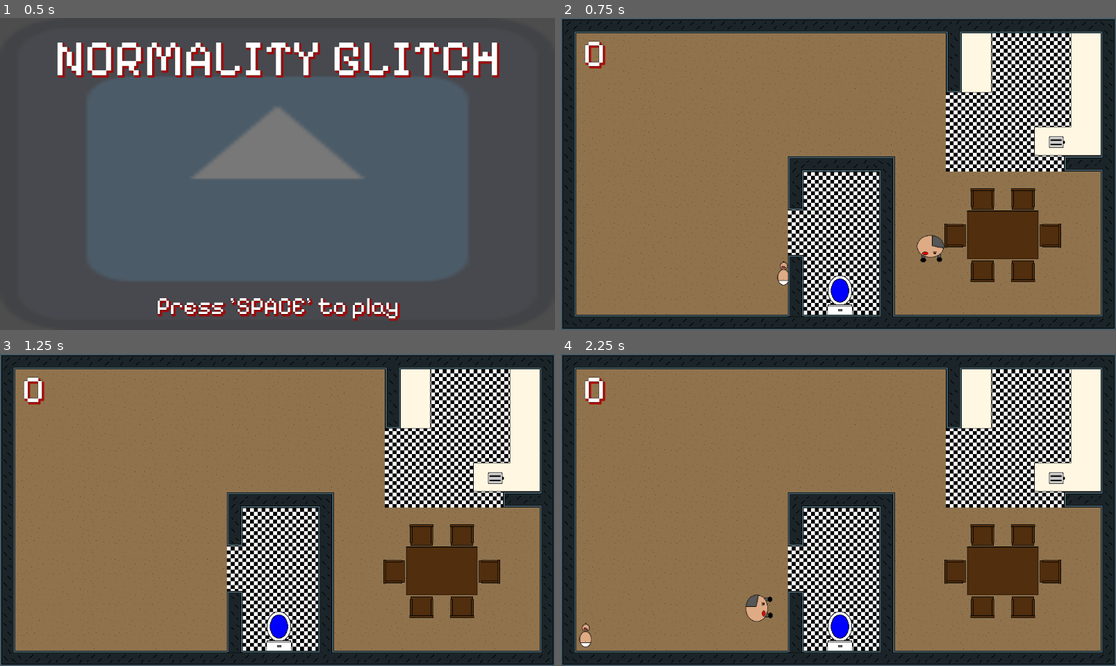
Above: before the commit, frames 1-4 (two rows, left to right).
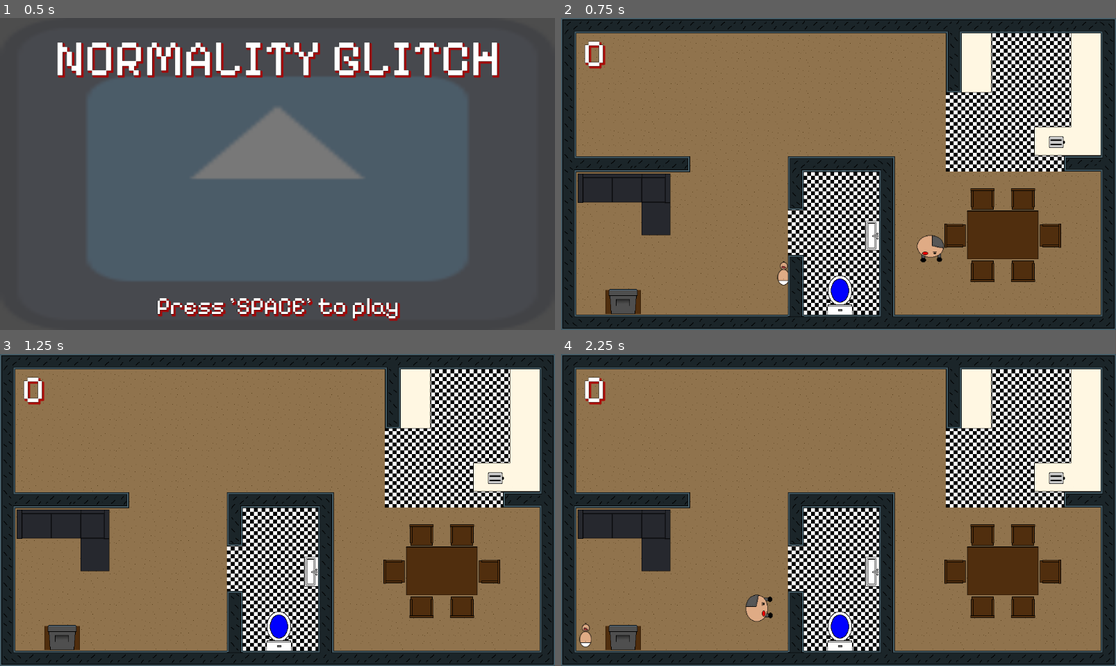
Above: after the commit, the same moments.

Repository: discoaaron/gamejam
Game: Godot game, scene res://scenes/menu/menu.tscn
The game is run twice, just before and just after one commit, with the same random seed, the same clock (stepped at 60 frames per second) and the same inputs. The engine's default icon, where the game draws it, is replaced by a stand-in: a white triangle on a blue panel in a dark square.
Inputs:
- Up to frame 1 (0.5 s): no input
- Up to frame 2 (0.75 s): tap Space (space) at 0.5 s; tap A (a) at 0.6 s
- Up to frame 3 (1.25 s): tap D (d) at 0.8 s
- Up to frame 4 (2.25 s): tap Space (space) at 1.25, 2 s; tap D (d) at 1.35 s; tap E (e) at 1.55, 2.1 s

Frame 1 is identical in both runs. In frame 2, 3.9% of the frame differs, in the area x 2-58%, y 44-95%; in frame 3, 3.9%; in frame 4, 3.9%.

Commit message:
Adding assets

Diff:
--- a/game/Main.tscn
+++ b/game/Main.tscn
@@ -14,9 +14,12 @@
 [ext_resource type="PackedScene" uid="uid://bs7lus22j3wpu" path="res://scenes/risk_objects/toaster.tscn" id="12_arlyk"]
 [ext_resource type="PackedScene" uid="uid://conjny7l1pn1y" path="res://scenes/all_furniture/chair.tscn" id="13_jkp1c"]
 [ext_resource type="PackedScene" uid="uid://b3v76c1kw8qh8" path="res://scenes/risk_objects/toilet.tscn" id="13_wv7pw"]
+[ext_resource type="PackedScene" uid="uid://d10q63frccgx" path="res://scenes/risk_objects/tv.tscn" id="14_br2es"]
 [ext_resource type="PackedScene" uid="uid://xgaahnhjccj" path="res://scenes/all_furniture/table.tscn" id="14_hcyx7"]
 [ext_resource type="AudioStream" uid="uid://d0dyiupatsmsv" path="res://sound/418866__name__heartbeat-loop.wav" id="15_k8mtv"]
 [ext_resource type="PackedScene" uid="uid://t50cjbmojbxg" path="res://scenes/hud/hud.tscn" id="16_2j5fn"]
+[ext_resource type="PackedScene" uid="uid://c1klbkjabo2bj" path="res://scenes/misc_objects/bathroom_sink.tscn" id="18_ooh6d"]
+[ext_resource type="PackedScene" uid="uid://dmfyuh7mc4jvs" path="res://scenes/misc_objects/couch.tscn" id="20_rlsls"]
 
 [node name="Main" type="Node2D"]
 script = ExtResource("1_m74ch")
@@ -175,6 +178,25 @@
 [node name="wallstraightend2" parent="bathroomwalls" instance=ExtResource("6_q67f0")]
 position = Vector2(488, 367)
 rotation = 3.14159
+
+[node name="loungewalls" type="Node" parent="."]
+
+[node name="walljoint" parent="loungewalls" instance=ExtResource("5_x3qqu")]
+z_index = 1
+position = Vector2(59, 303)
+rotation = 1.5708
+
+[node name="wallstraight" parent="loungewalls" instance=ExtResource("3_52rpf")]
+position = Vector2(123, 303)
+rotation = 1.5708
+
+[node name="wallstraightend" parent="loungewalls" instance=ExtResource("6_q67f0")]
+position = Vector2(236, 303)
+rotation = 1.5708
+
+[node name="wallstraight2" parent="loungewalls" instance=ExtResource("3_52rpf")]
+position = Vector2(180, 303)
+rotation = 1.5708
 
 [node name="Carpet" type="TextureRect" parent="."]
 z_index = -1
@@ -212,6 +234,10 @@
 position = Vector2(579, 569)
 rotation = 1.5708
 
+[node name="TV" parent="RiskItems" instance=ExtResource("14_br2es")]
+position = Vector2(129, 585)
+rotation = -1.5708
+
 [node name="ChairsNTable" type="Node" parent="."]
 
 [node name="Chair" parent="ChairsNTable" instance=ExtResource("13_jkp1c")]
@@ -250,4 +276,16 @@
 
 [node name="HUD" parent="." instance=ExtResource("16_2j5fn")]
 
+[node name="BathroomSink" parent="." instance=ExtResource("18_ooh6d")]
+position = Vector2(628, 452)
+
+[node name="Table" parent="." instance=ExtResource("14_hcyx7")]
+position = Vector2(129, 590)
+rotation = 1.5708
+scale = Vector2(0.5, 0.5)
+
+[node name="Couch" parent="." instance=ExtResource("20_rlsls")]
+position = Vector2(131, 387)
+rotation = -1.5708
+
 [connection signal="timeout" from="Heartbeat" to="." method="_on_heartbeat_timeout"]
--- /dev/null
+++ b/game/scenes/misc_objects/bathroom_sink.tscn
@@ -0,0 +1,15 @@
+[gd_scene load_steps=3 format=3 uid="uid://c1klbkjabo2bj"]
+
+[ext_resource type="Texture2D" uid="uid://cb0y0jm4y0nm4" path="res://art/Sink.png" id="1_ugjp0"]
+
+[sub_resource type="RectangleShape2D" id="RectangleShape2D_tyen5"]
+size = Vector2(28, 62)
+
+[node name="BathroomSink" type="StaticBody2D"]
+
+[node name="Sprite2D" type="Sprite2D" parent="."]
+texture = ExtResource("1_ugjp0")
+
+[node name="CollisionShape2D" type="CollisionShape2D" parent="."]
+position = Vector2(18, 0)
+shape = SubResource("RectangleShape2D_tyen5")
--- /dev/null
+++ b/game/scenes/misc_objects/couch.tscn
@@ -0,0 +1,22 @@
+[gd_scene load_steps=4 format=3 uid="uid://dmfyuh7mc4jvs"]
+
+[ext_resource type="Texture2D" uid="uid://bms4t5bxs8wey" path="res://art/Couch.png" id="1_ono32"]
+
+[sub_resource type="RectangleShape2D" id="RectangleShape2D_u8nir"]
+size = Vector2(60, 192)
+
+[sub_resource type="RectangleShape2D" id="RectangleShape2D_x17oq"]
+size = Vector2(68, 59)
+
+[node name="Couch" type="StaticBody2D"]
+
+[node name="Sprite2D" type="Sprite2D" parent="."]
+texture = ExtResource("1_ono32")
+
+[node name="CollisionShape2D" type="CollisionShape2D" parent="."]
+position = Vector2(34, 0)
+shape = SubResource("RectangleShape2D_u8nir")
+
+[node name="CollisionShape2D2" type="CollisionShape2D" parent="."]
+position = Vector2(-30, 65.5)
+shape = SubResource("RectangleShape2D_x17oq")
--- /dev/null
+++ b/game/scenes/risk_objects/tv.tscn
@@ -0,0 +1,15 @@
+[gd_scene load_steps=3 format=3 uid="uid://d10q63frccgx"]
+
+[ext_resource type="Texture2D" uid="uid://cw620rrrt0rn" path="res://art/Tv.png" id="1_fp33c"]
+
+[sub_resource type="RectangleShape2D" id="RectangleShape2D_a13g6"]
+size = Vector2(52, 60)
+
+[node name="TV" type="StaticBody2D"]
+
+[node name="Sprite2D" type="Sprite2D" parent="."]
+texture = ExtResource("1_fp33c")
+
+[node name="CollisionShape2D" type="CollisionShape2D" parent="."]
+position = Vector2(-4, 0)
+shape = SubResource("RectangleShape2D_a13g6")
Not shown: 1 places in game/Main.tscn that only renumber resources
Not shown, added: game/art/Couch.png.import
Not shown, added: game/art/Sink.png.import
